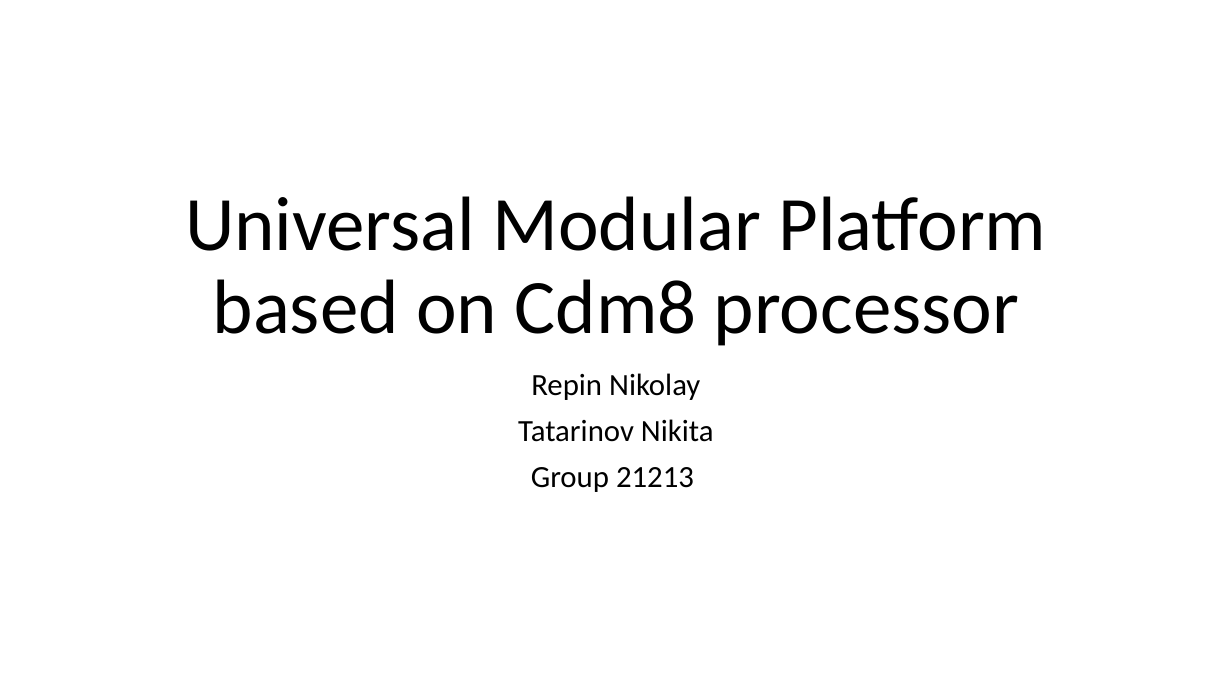
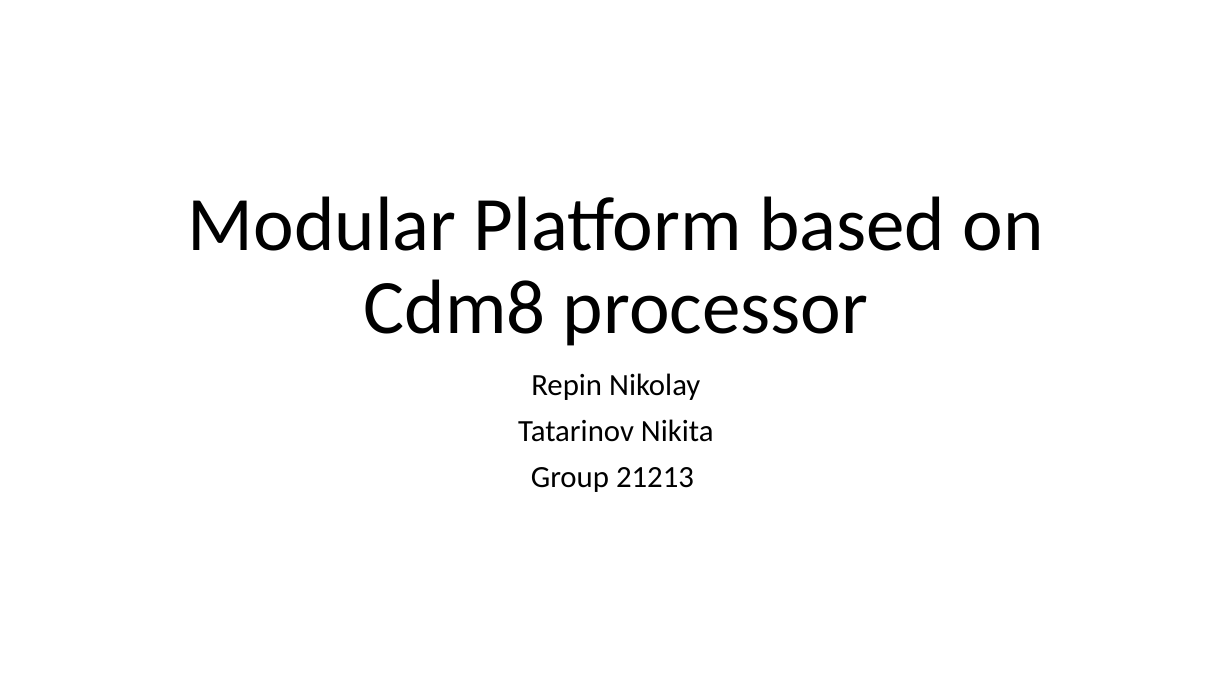
Before and after one commit to Intelix8996/cdm-project, a slide deck: slide 1 of docs/project.pptx. Drawn at 1232x693 pixels with LibreOffice and Linux fonts; fonts in the diff are those of the drawing. Boxes give left, top, right and bottom in pixels: in the first picture for what was removed or moved away, otherwise in the second. Text is boxed around its words. In the diff, an @@ line names an element or a change of style, - is before the commit and + after.

```diff
--- a/docs/project.pptx
+++ b/docs/project.pptx
@@ title at (188, 196, 1044, 346): text changed @@
-Universal Modular Platform based on Cdm8 processor
+Modular Platform based on Cdm8 processor
```
Also in this commit, not shown: 6 other slides changed, 7 slides added, 3 slides removed, 4 other files.
